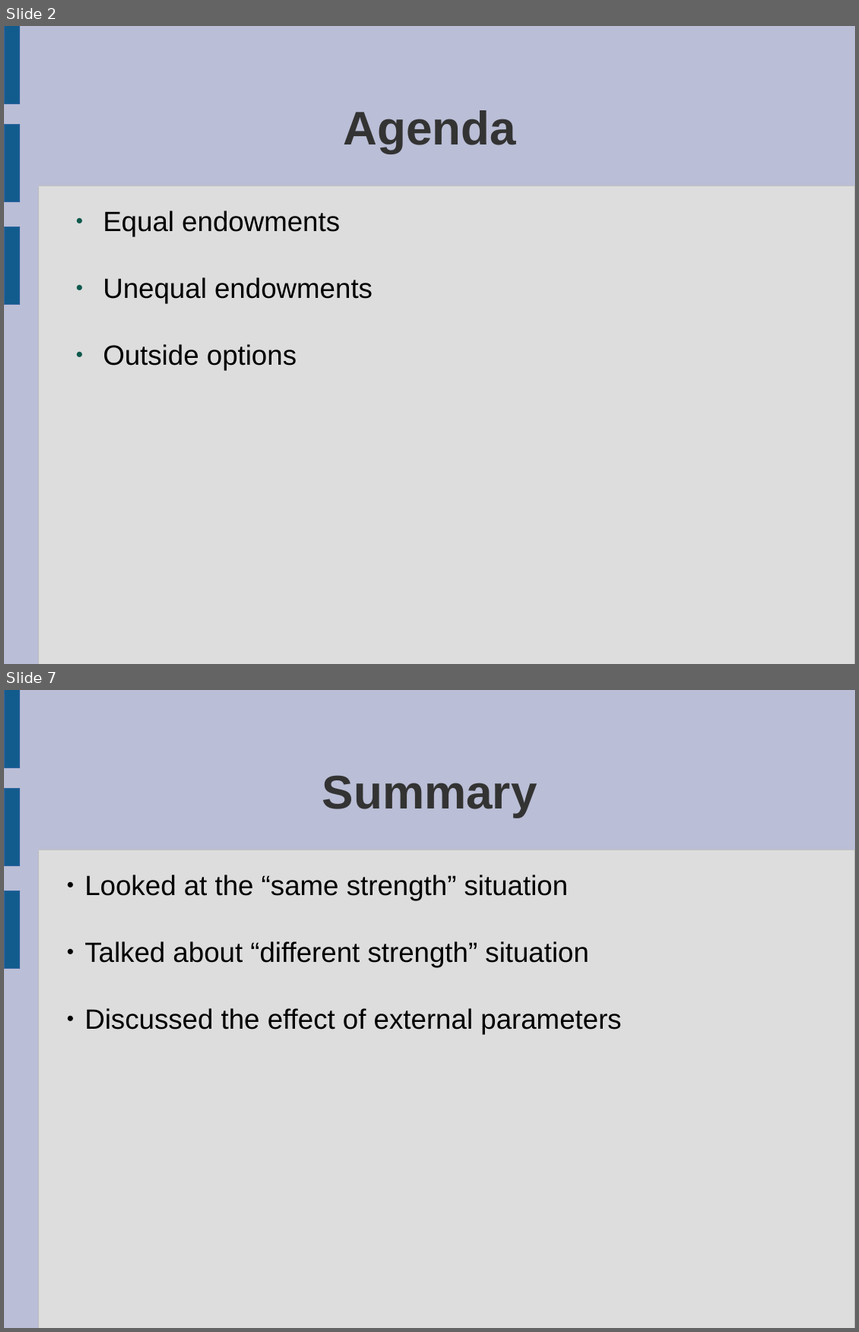
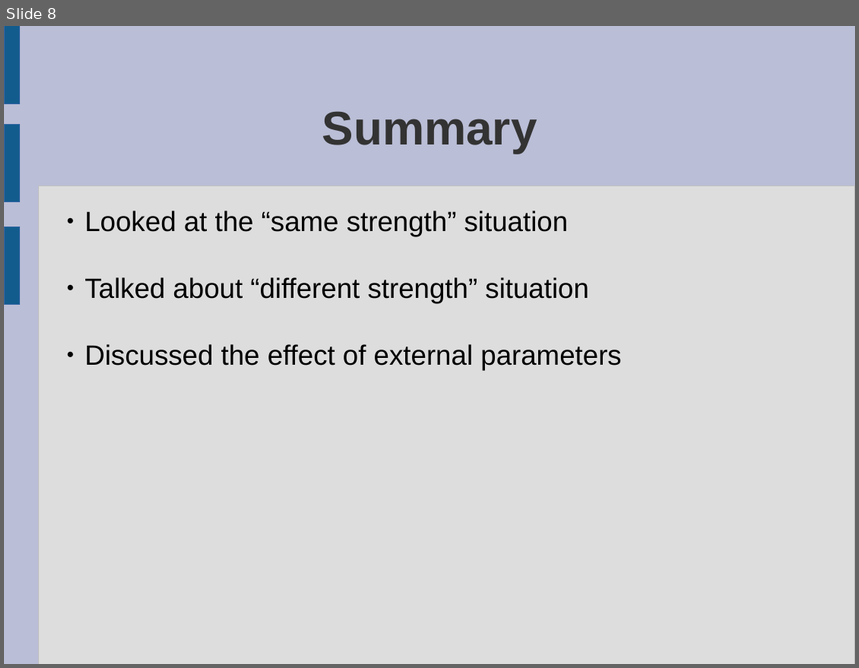
Before and after one commit to llmontoryxd/english, a slide deck: Presentation_8sem_1.odp. Shown one above the other, each under a label of ours: slides 2 and 7 before the commit, slide 8 after it; the slides between them are not shown. The pictures are 859x1332 and 859x668 pixels, drawn with LibreOffice and Linux fonts; fonts in the diff are those of the drawing. Boxes give left, top, right and bottom in pixels: in the first picture for what was removed or moved away, otherwise in the second. Text is boxed around its words. In the diff, an @@ line names an element or a change of style, - is before the commit and + after.

```diff
--- a/Presentation_8sem_1.odp
+++ b/Presentation_8sem_1.odp
@@ slide 2 removed at [4,26,855,664], background #BABED6; not listed: 4 template elements that a slide beside it also shows @@
@@ title removed at [344,110,517,154] @@
-Agenda
@@ text removed at [103,211,373,370] @@
-● Equal endowments
-● Unequal endowments
-● Outside options
@@ what was slide 7 is now slide 8 @@
```
Also in this commit, not shown: 1 slide changed, 6 slides added, 4 other slides removed, 18 other files.
